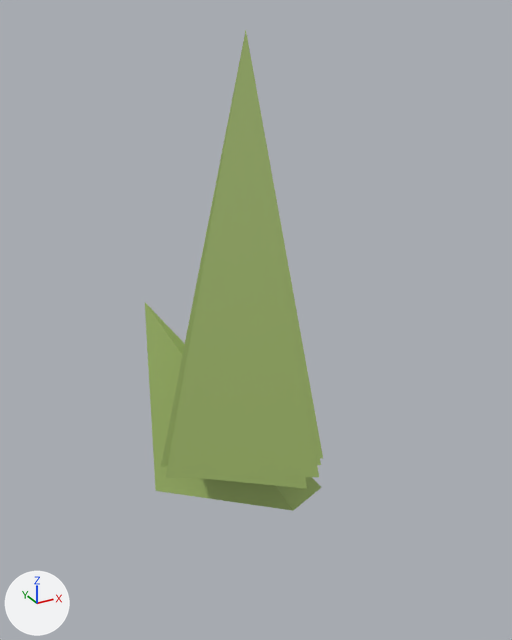
One commit to the FBX model DevRes/Models/Grass1.fbx: the scene before it, then after it.
The view is the same before and after, from a camera (50 mm lens) standing at (-0.575, -1.184, 1.115) and looking at (0.095, 0.034, 0.506). Arrows for +X, +Y and +Z are at lower left; the lights stay in place.
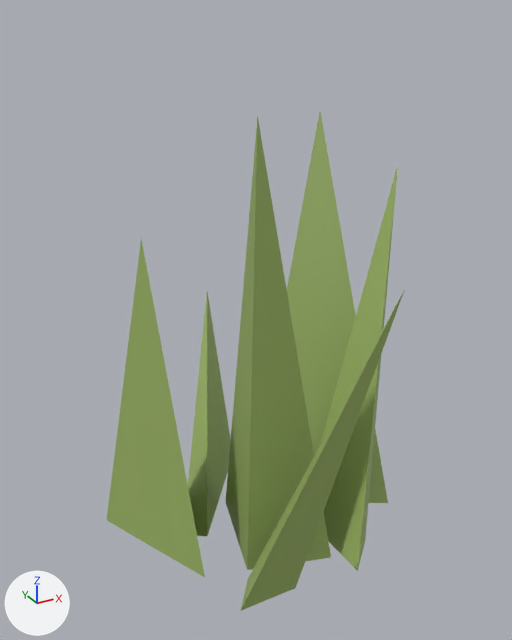
Location of each change, (x1, y1, x2, y2) in pixels of the pictures (512 x 640 px):
'Cone.004', moved, turned, rescaled
    before: (166, 32, 319, 478)
    after: (107, 239, 205, 577)
'Cone.002', moved, turned, rescaled
    before: (168, 45, 321, 465)
    after: (225, 116, 331, 570)
'Cone.003', moved, turned, rescaled
    before: (168, 31, 307, 489)
    after: (320, 165, 398, 571)
'Cone.005', moved, rescaled
    before: (247, 38, 323, 459)
    after: (287, 112, 388, 503)
'Cone.001', moved, turned, rescaled
    before: (145, 303, 322, 511)
    after: (188, 292, 231, 536)
'Cone', moved, turned, rescaled
    before: (161, 41, 244, 467)
    after: (241, 291, 404, 610)

Diff of the bpy script that builds the scene:
```diff
--- a/DevRes/Models/Grass1.fbx.py
+++ b/DevRes/Models/Grass1.fbx.py
@@ ob_cone @@
 ob_cone = bpy.data.objects.new('Cone', me_cone_001)
-ob_cone.location = (0.074, 0.145, 0.093)
-ob_cone.rotation_euler = (-0.26, 0.11, -0.207)  # degrees (-15, 6.3, -12)
+ob_cone.location = (-0.021, -0.185, -0.022)
+ob_cone.rotation_euler = (0.249, 0.181, 0.155)  # degrees (14, 10, 8.9)
+ob_cone.scale = (0.379, 0.29, 0.77)
@@ ob_cone_002 @@
 ob_cone_002 = bpy.data.objects.new('Cone.002', me_cone_003)
-ob_cone_002.location = (0.074, 0.145, 0.093)
-ob_cone_002.rotation_euler = (-0.26, 0.11, -0.207)  # degrees (-15, 6.3, -12)
+ob_cone_002.location = (0.06, -0.021, -0.024)
+ob_cone_002.rotation_euler = (0.0513, -0.0799, 0.105)  # degrees (2.9, -4.6, 6)
+ob_cone_002.scale = (0.503, 0.99, 0.99)
@@ ob_cone_004 @@
 ob_cone_004 = bpy.data.objects.new('Cone.004', me_cone_005)
-ob_cone_004.location = (0.074, 0.145, 0.093)
-ob_cone_004.rotation_euler = (-0.26, 0.11, -0.207)  # degrees (-15, 6.3, -12)
+ob_cone_004.location = (-0.123, 0.017, -0.001)
+ob_cone_004.rotation_euler = (-0.00967, -0.00195, -3.002)  # degrees (-0.6, -0.1, -172)
+ob_cone_004.scale = (0.496, 0.99, 0.708)
@@ ob_cone_005 @@
 ob_cone_005 = bpy.data.objects.new('Cone.005', me_cone_006)
-ob_cone_005.location = (0.074, 0.145, 0.093)
+ob_cone_005.location = (0.25, 0.104, -0.072)
 ob_cone_005.rotation_euler = (-0.26, 0.11, -0.207)  # degrees (-15, 6.3, -12)
+ob_cone_005.scale = (0.99, 0.99, 0.99)
@@ ob_cone_003 @@
 ob_cone_003 = bpy.data.objects.new('Cone.003', me_cone_004)
-ob_cone_003.location = (0.074, 0.145, 0.093)
-ob_cone_003.rotation_euler = (-0.26, 0.11, -0.207)  # degrees (-15, 6.3, -12)
+ob_cone_003.location = (0.206, -0.115, -0.005)
+ob_cone_003.rotation_euler = (2.987, 0.274, 0.168)  # degrees (171, 16, 9.6)
+ob_cone_003.scale = (-0.251, -0.739, -0.853)
@@ ob_cone_001 @@
 ob_cone_001 = bpy.data.objects.new('Cone.001', me_cone_002)
-ob_cone_001.location = (0.074, 0.145, 0.093)
-ob_cone_001.rotation_euler = (-0.26, 0.11, -0.207)  # degrees (-15, 6.3, -12)
+ob_cone_001.location = (0.039, 0.206, 0.073)
+ob_cone_001.rotation_euler = (0.264, -0.195, -1.897)  # degrees (15, -11, -109)
+ob_cone_001.scale = (0.99, 0.99, 0.99)
```
